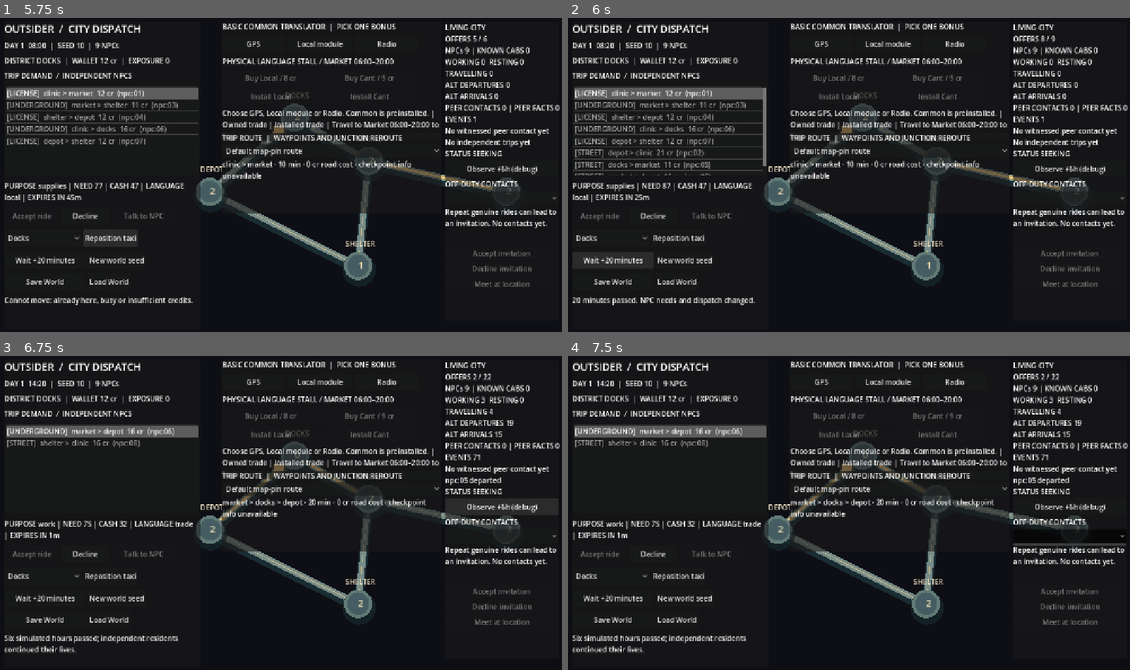
Above: before the commit, frames 1-4 (two rows, left to right).
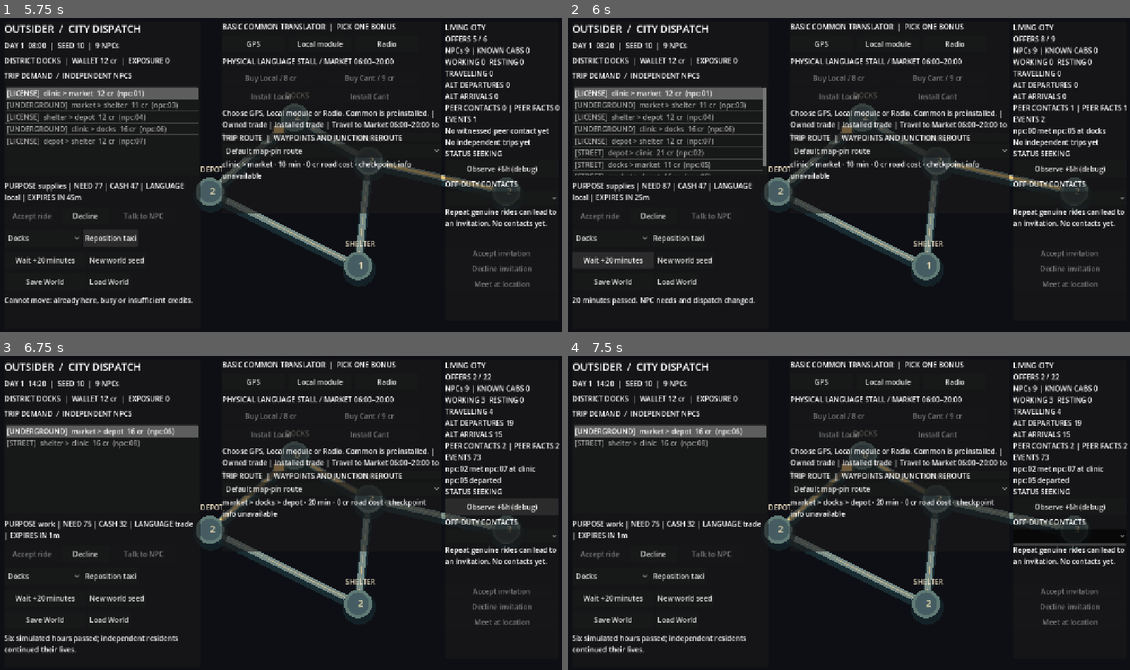
Above: after the commit, the same moments.

Repository: MohamedXIV/outsider-driver-2d
Game: Godot game, scene res://scenes/sandbox.tscn
Two runs of this game, one before a commit and one after it. Both use one fixed random seed, a clock stepped at 60 frames per second and the inputs below.
Inputs (mouse positions are in pixels of both pictures, inside the frame that each line leads up to):
- Up to frame 1 (5.75 s): click "Accept ride" at 0.5 s; click "New world seed" at 1.25 s; click "Accept ride" at 2 s; click "New world seed" at 2.75 s; click "Decline" at 3.5 s; click "Docks" at 4.25 s; click "Reposition taxi" at 5 s
- Up to frame 2 (6 s): click "Wait +20 minutes" at 5.75 s
- Up to frame 3 (6.75 s): click "Observe +6h (debug)" at 6.5 s
- Up to frame 4 (7.5 s): click (1068, 534) at 7.25 s

Frame 1 is identical in both runs. In frame 2, 0.3% of the frame differs, in the area x 79-100%, y 27-38%; in frame 3, 0.3%; in frame 4, 0.3%.

Commit message:
fix(languages): preserve authentic shared-language peer encounters across species

Diff:
--- a/scripts/sandbox/sandbox_population.gd
+++ b/scripts/sandbox/sandbox_population.gd
@@ -3,6 +3,11 @@
 
 # Persistent agents. Goals depend on personal needs, not on taxi scenario IDs.
 const PURPOSES: Array[String] = ["medical", "supplies", "work", "shelter"]
+# Languages are social geography, not species presets. Shared-home cohorts
+# include i0/i5 (Trade) and i2/i7 (Cant); individuals still differ in biology.
+const CITY_LANGUAGES: Array[String] = [
+	"trade", "local", "cant", "trade", "local", "trade", "trade", "cant", "cant"
+]
 const GOALS: Dictionary = {
 	"medical": "clinic", "supplies": "market",
 	"work": "depot", "shelter": "shelter"
@@ -40,7 +45,7 @@
 			"peer_knowledge": {},
 			"contacts": {},
 			"last_peer_day": -1,
-			"language": SandboxKnowledge.LANGUAGES[i % 3],
+			"language": CITY_LANGUAGES[i],
 			"speaks_common": i % 4 != 1,
 			"will_use_common": i % 3 != 2,
 			"temperament": "cautious" if i % 2 == 0 else "urgent"
--- a/scripts/sandbox/sandbox_social.gd
+++ b/scripts/sandbox/sandbox_social.gd
@@ -1,8 +1,8 @@
 class_name SandboxSocial
 extends RefCounted
 
-# Bounded co-presence. Existing 'trade/local' are S2 prototype languages,
-# not the later three-language product taxonomy. No remote psychic gossip.
+# Bounded co-presence among the actual three shared city languages.
+# Language is not a one-to-one species mapping. No remote psychic gossip.
 # Affinity and rivalry are independent. Shared origin, language and workplace
 # can create familiarity AND competition at the same time.
 static func affinity(a: Dictionary, b: Dictionary) -> int:
--- a/tests/test_sandbox_knowledge.gd
+++ b/tests/test_sandbox_knowledge.gd
@@ -24,8 +24,8 @@
 	assert(both_species.resident("npc:04")["language"] == "local")
 	assert(both_species.resident("npc:01")["species"] != both_species.resident("npc:04")["species"])
 	assert(both_species.resident("npc:02")["language"] == "cant")
-	assert(both_species.resident("npc:05")["language"] == "cant")
-	assert(both_species.resident("npc:02")["species"] != both_species.resident("npc:05")["species"])
+	assert(both_species.resident("npc:07")["language"] == "cant")
+	assert(both_species.resident("npc:02")["species"] != both_species.resident("npc:07")["species"])
 	assert(SandboxKnowledge.understands("trade", both_species.modules_installed))
 	assert(not SandboxKnowledge.understands("local", both_species.modules_installed))
 	assert(not SandboxKnowledge.understands("cant", both_species.modules_installed))
